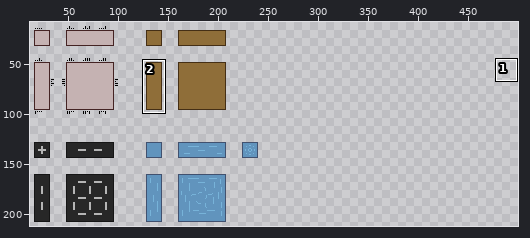
Edited in one commit: sprite sheet (data/img/sprites.png). The first picture is a wide view before the edit; the outline marks the close-up.
Close-up. Before the commit:
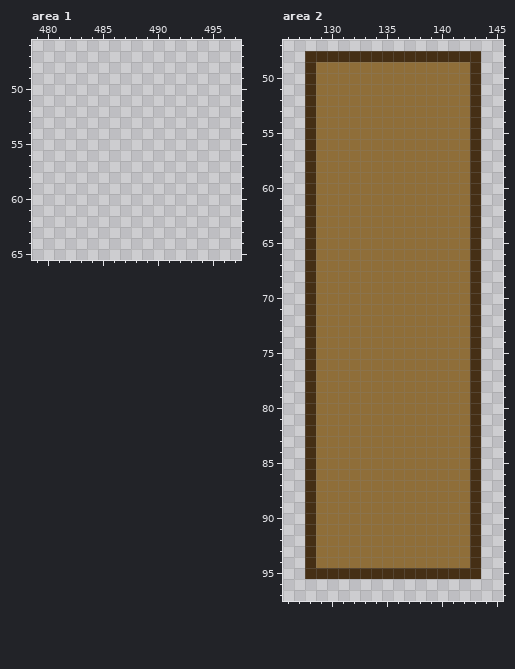
The file is 512x256 pixels. Shown: area 1: x 479..497, y 46..65; area 2: x 126..145, y 47..97. The wide view leaves out empty margins. The commit also changed other parts of the picture, which this record leaves out.
New version:
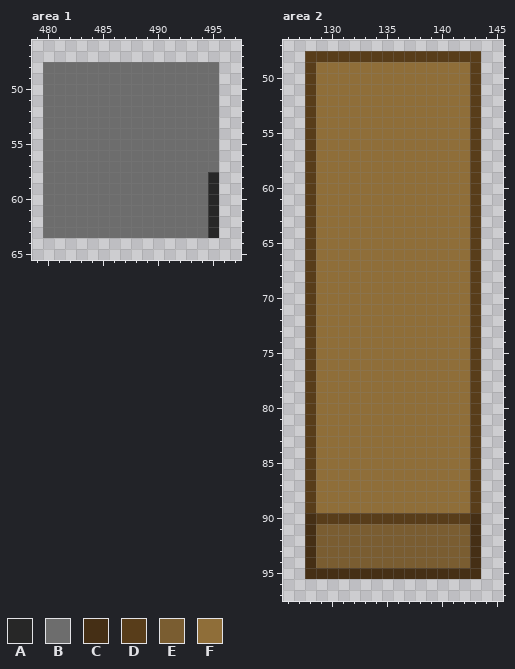
Palette (. is transparent): A #272727  B #6d6d6d  C #452f15  D #583d1a  E #7a5d31  F #8f6e39
From old to new:
Changed rows in their new state; - is an unchanged pixel.
Area 1:
first column x 480:
48 BBBBBBBBBBBBBBBB
49 BBBBBBBBBBBBBBBB
50 BBBBBBBBBBBBBBBB
51 BBBBBBBBBBBBBBBB
52 BBBBBBBBBBBBBBBB
53 BBBBBBBBBBBBBBBB
54 BBBBBBBBBBBBBBBB
55 BBBBBBBBBBBBBBBB
56 BBBBBBBBBBBBBBBB
57 BBBBBBBBBBBBBBBB
58 BBBBBBBBBBBBBBBA
59 BBBBBBBBBBBBBBBA
60 BBBBBBBBBBBBBBBA
61 BBBBBBBBBBBBBBBA
62 BBBBBBBBBBBBBBBA
63 BBBBBBBBBBBBBBBA
Area 2:
first column x 128:
48 DDDDDDDDDDDDDDDD
49 D--------------D
50 D--------------D
51 D--------------D
52 D--------------D
53 D--------------D
54 D--------------D
55 D--------------D
56 D--------------D
57 D--------------D
58 D--------------D
59 D--------------D
60 D--------------D
61 D--------------D
62 D--------------D
63 D--------------D
64 D--------------D
65 D--------------D
66 D--------------D
67 D--------------D
68 D--------------D
69 D--------------D
70 D--------------D
71 D--------------D
72 D--------------D
73 D--------------D
74 D--------------D
75 D--------------D
76 D--------------D
77 D--------------D
78 D--------------D
79 D--------------D
80 D--------------D
81 D--------------D
82 D--------------D
83 D--------------D
84 D--------------D
85 D--------------D
86 D--------------D
87 D--------------D
88 D--------------D
89 D--------------D
90 -DDDDDDDDDDDDDD-
91 -EEEEEEEEEEEEEE-
92 -EEEEEEEEEEEEEE-
93 -EEEEEEEEEEEEEE-
94 -EEEEEEEEEEEEEE-
